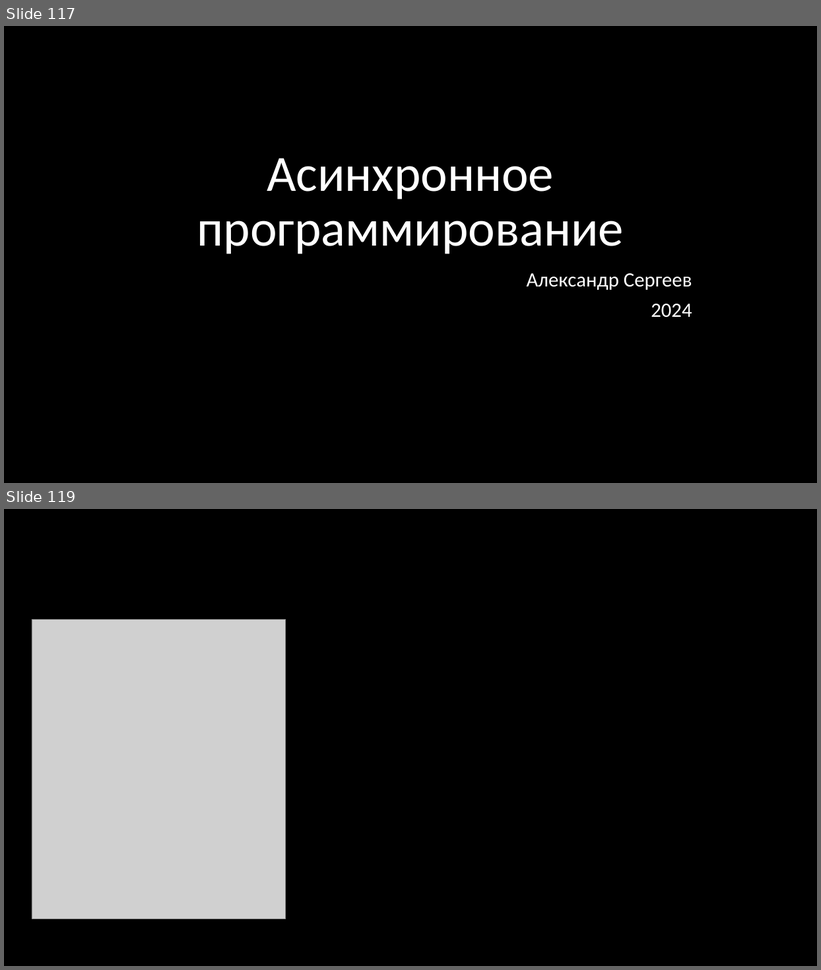
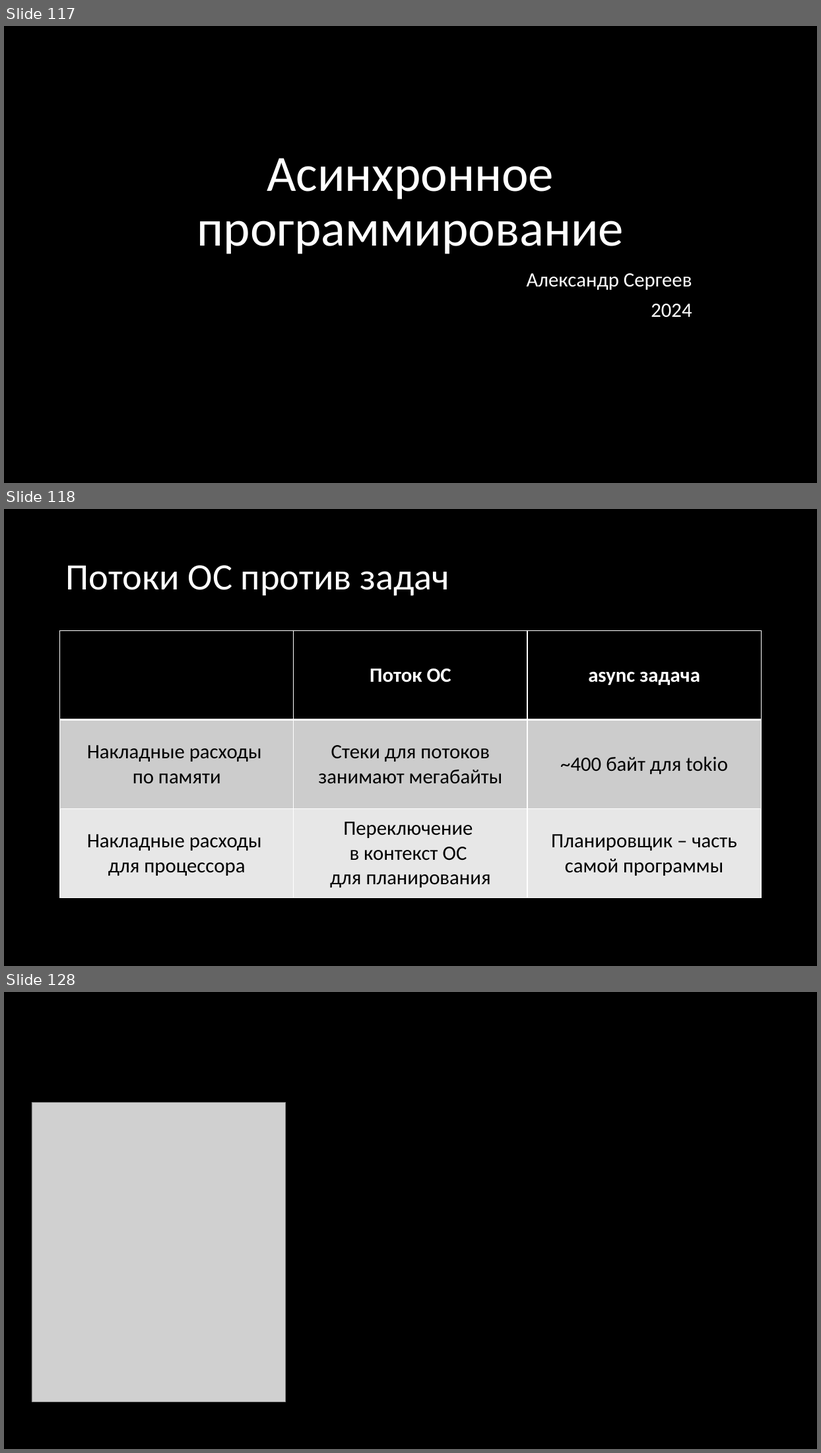
Before and after one commit to Gordon01/learn-rust, a slide deck: keynotes/Rust 2024.pptx. Shown one above the other, each under a label of ours: slides 117 and 119 before the commit, slides 117, 118 and 128 after it; the slides between them are not shown. The pictures are 821x970 and 821x1453 pixels, drawn with LibreOffice and Linux fonts; fonts in the diff are those of the drawing; grey boxes stand for pictures. Boxes give left, top, right and bottom in pixels: in the first picture for what was removed or moved away, otherwise in the second. Text is boxed around its words. In the diff, an @@ line names an element or a change of style, - is before the commit and + after.

```diff
--- a/keynotes/Rust 2024.pptx
+++ b/keynotes/Rust 2024.pptx
@@ slide 118 added at (4,509,817,966), background #000000 @@
@@ title added at (66,565,450,596), 44 pt, text #FFFFFF @@
+Потоки ОС против задач
@@ table added at (60,631,761,898), 3 rows, 3 columns @@
+ | Поток ОС | async задача
+Накладные расходы по памяти | Стеки для потоков занимают мегабайты | ~400 байт для tokio
+Накладные расходы для процессора | Переключение в контекст ОС для планирования | Планировщик – часть самой программы
@@ what was slide 119 is now slide 128 @@
```
Also in this commit, not shown: 2 slides changed, 8 other slides added, 5 other files.
